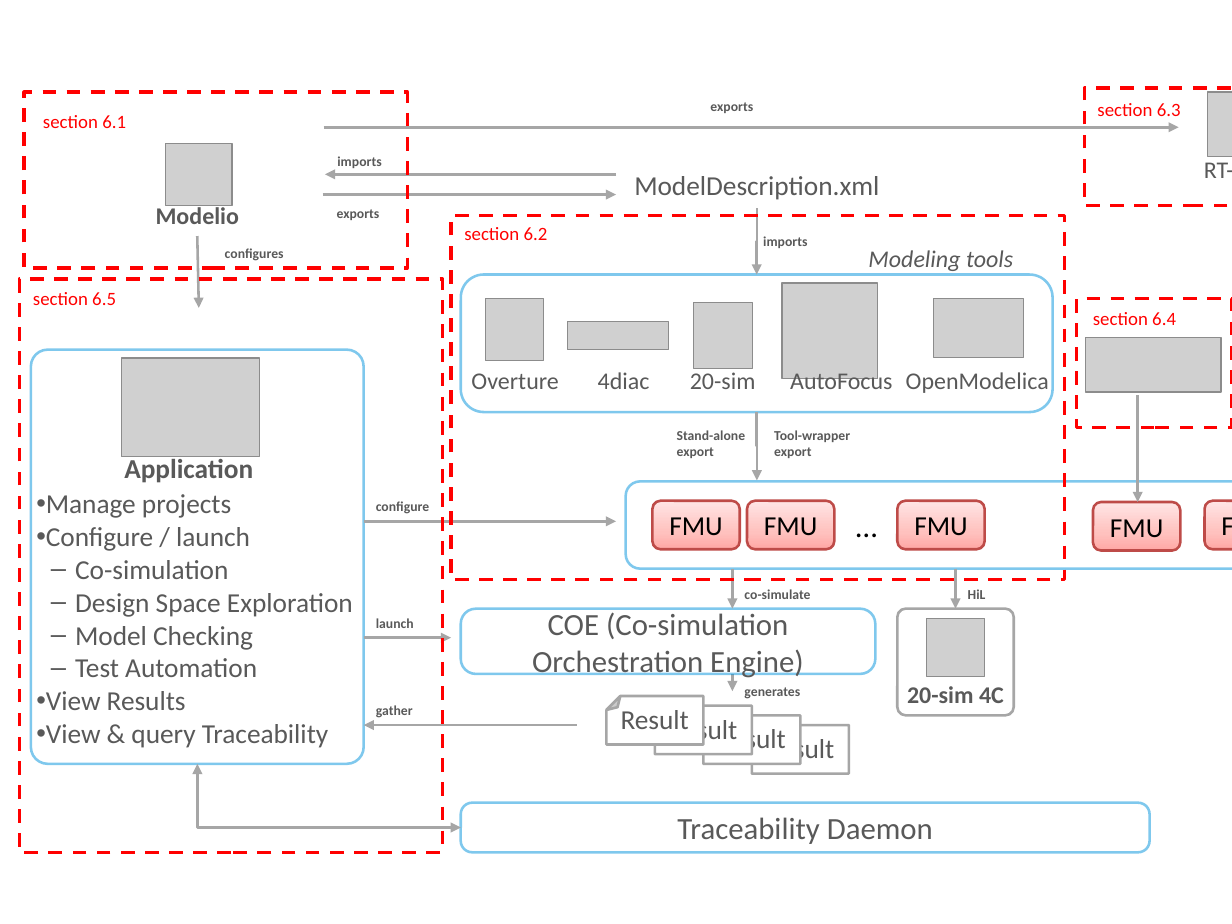
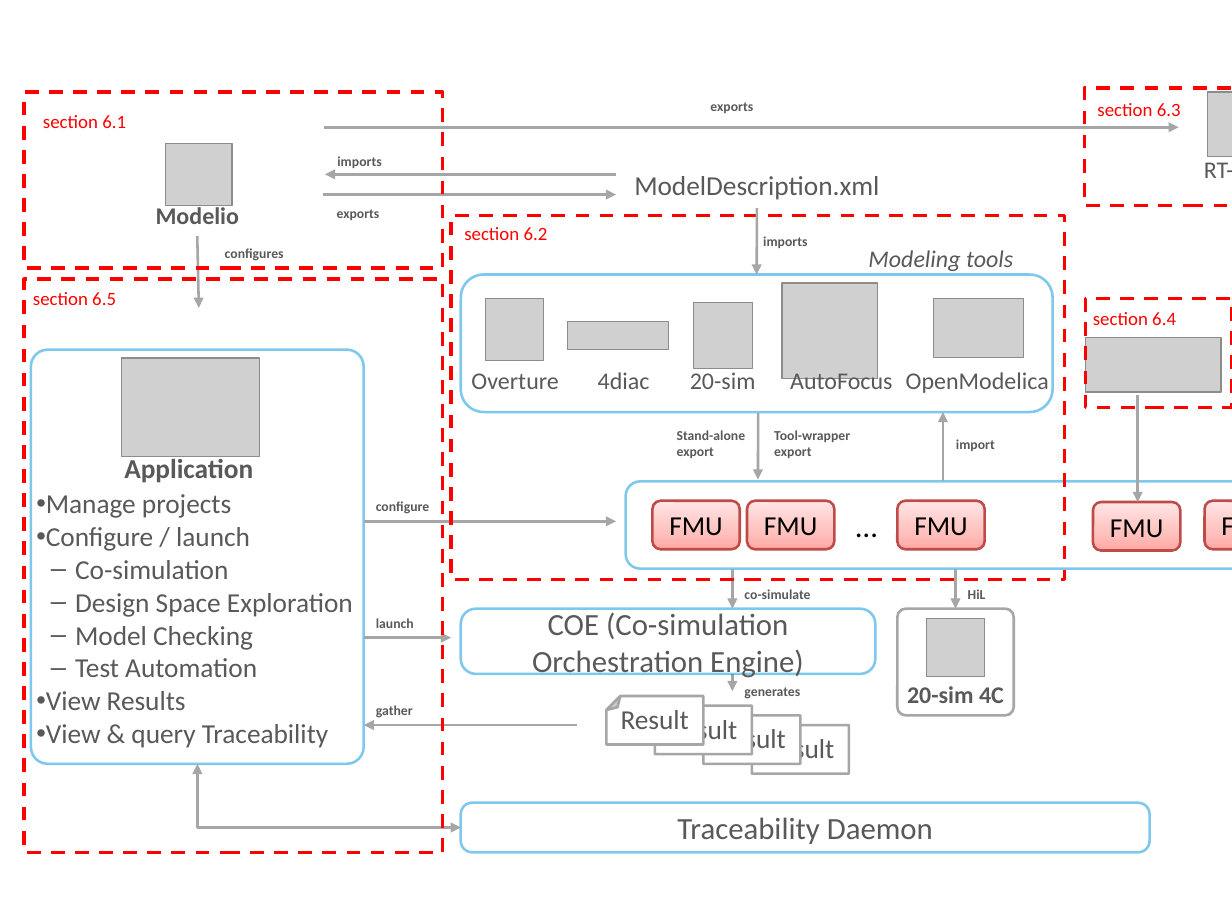
Before and after one commit to INTO-CPS-Association/Documentation, a slide deck: slide 1 of figures/fig_toolchain.pptx. Drawn at 1232x924 pixels with LibreOffice and Linux fonts; fonts in the diff are those of the drawing; grey boxes stand for pictures. Boxes give left, top, right and bottom in pixels: in the first picture for what was removed or moved away, otherwise in the second. Text is boxed around its words. In the diff, an @@ line names an element or a change of style, - is before the commit and + after.

```diff
--- a/figures/fig_toolchain.pptx
+++ b/figures/fig_toolchain.pptx
@@ rectangle: place and size @@
-rectangle at box(25, 92, 408, 269)
+rectangle at box(25, 92, 444, 269)
@@ elbow arrow (756, 208) - (756, 275): elbow arrow to arrow; route changed @@
@@ rectangle: place and size @@
-rectangle at box(20, 280, 444, 853)
+rectangle at box(25, 280, 444, 853)
@@ rectangle: place and size @@
-rectangle at box(1077, 298, 1232, 428)
+rectangle at box(1085, 298, 1232, 408)
@@ arrow added from (758, 413) to (758, 479), #A6A6A6 1.5 pt @@
@@ elbow arrow moved from (756, 411) - (756, 480) to (942, 482) - (942, 411) @@
@@ text added at box(956, 439, 995, 451), 8 pt, text #595959, bold @@
+import
```
Also in this commit, not shown: 1 other file.
